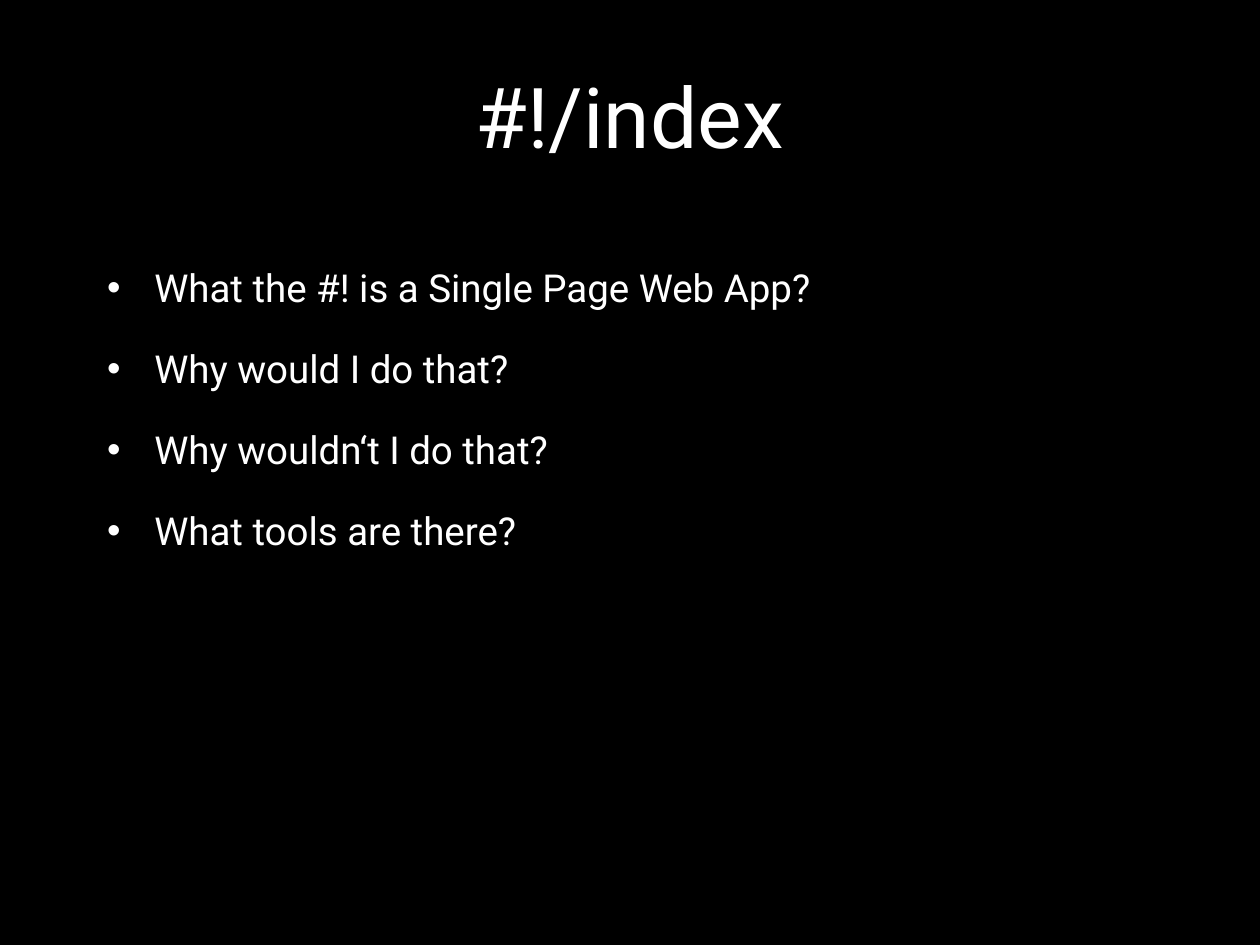
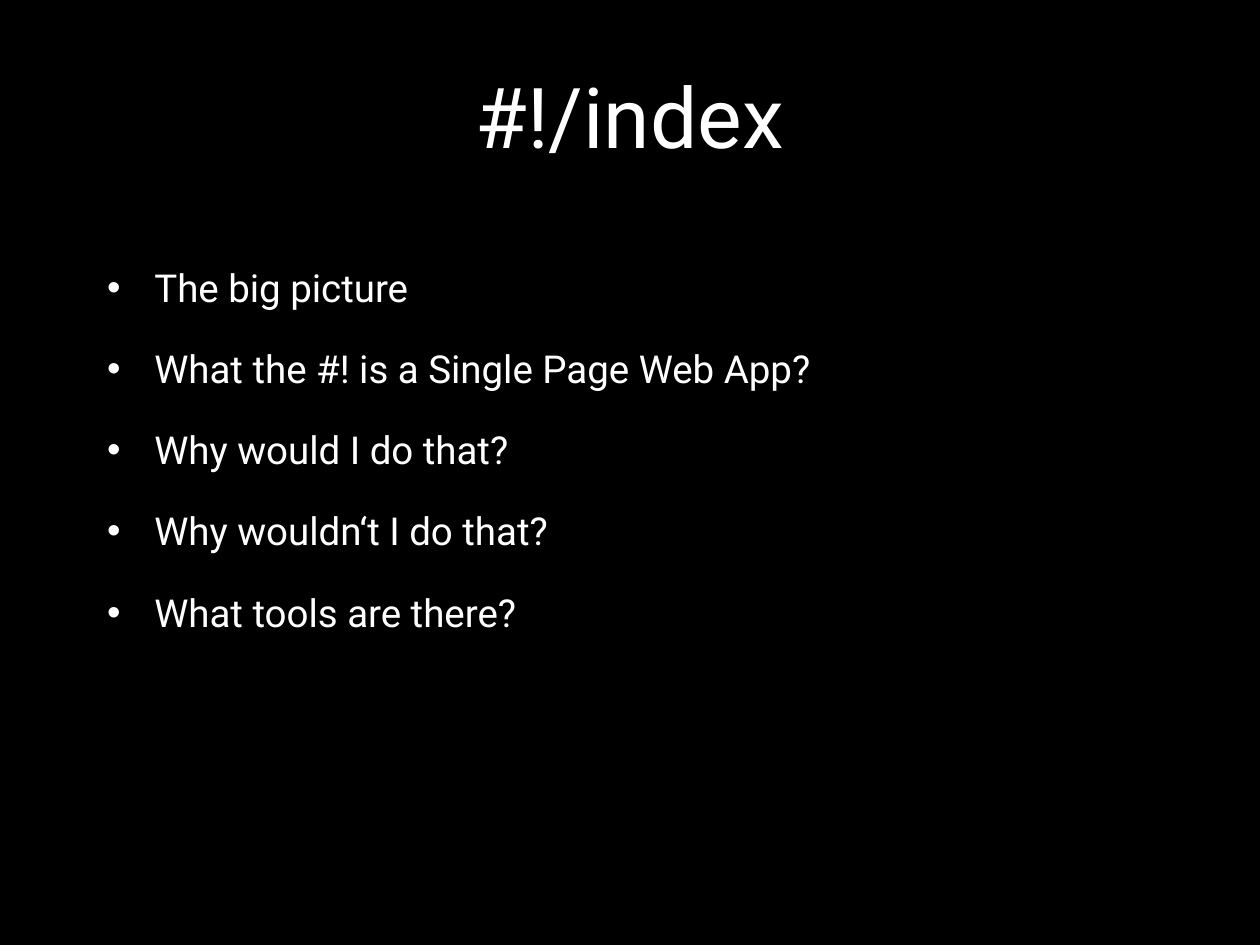
Before and after one commit to janmonschke/Bachelor-Thesis, a slide deck: slide 3 of barcamp presentation.pptx. Drawn at 1260x945 pixels with LibreOffice and Linux fonts; fonts in the diff are those of the drawing; background and template pictures are left out. Boxes give left, top, right and bottom in pixels: in the first picture for what was removed or moved away, otherwise in the second. Text is boxed around its words. In the diff, an @@ line names an element or a change of style, - is before the commit and + after.

```diff
--- a/barcamp presentation.pptx
+++ b/barcamp presentation.pptx
@@ text at [154,273,408,310]: paragraph added @@
+• The big picture
```
Also in this commit, not shown: 5 other slides changed, 8 slides added, 2 slides removed, 3 other files.
